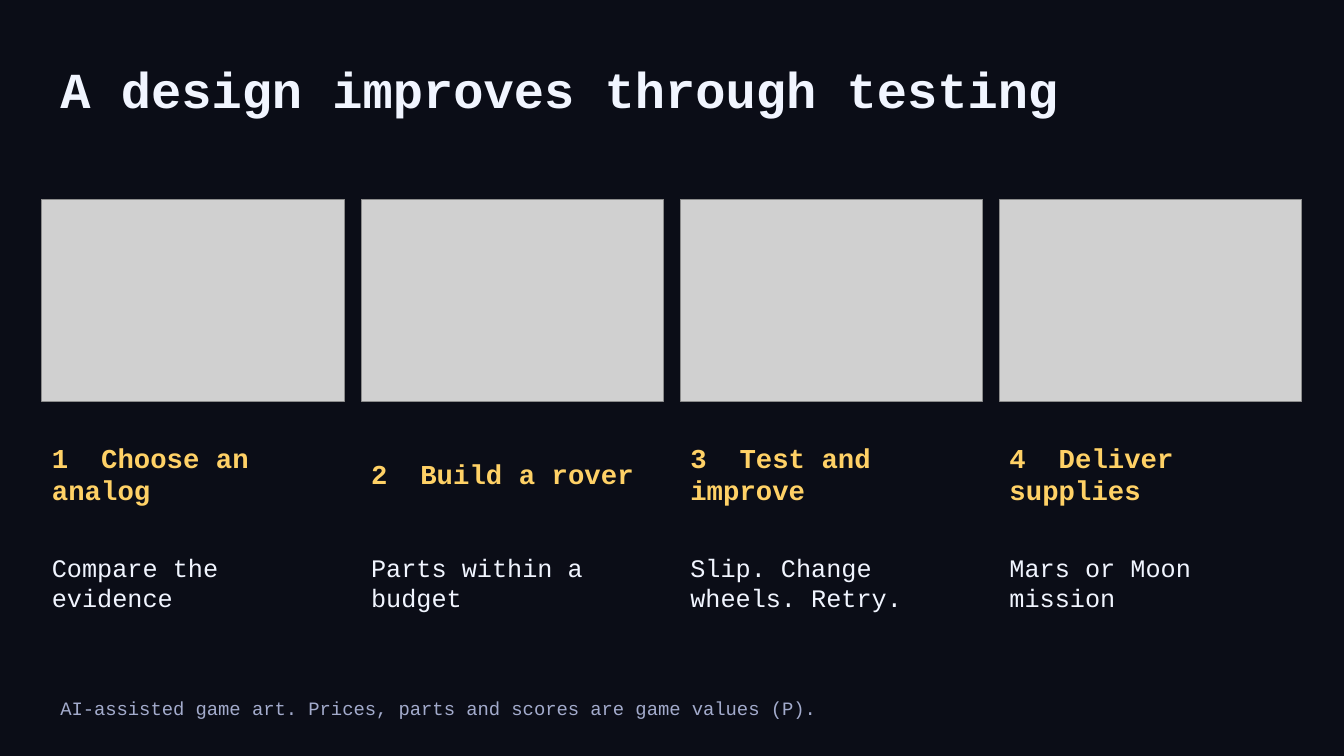
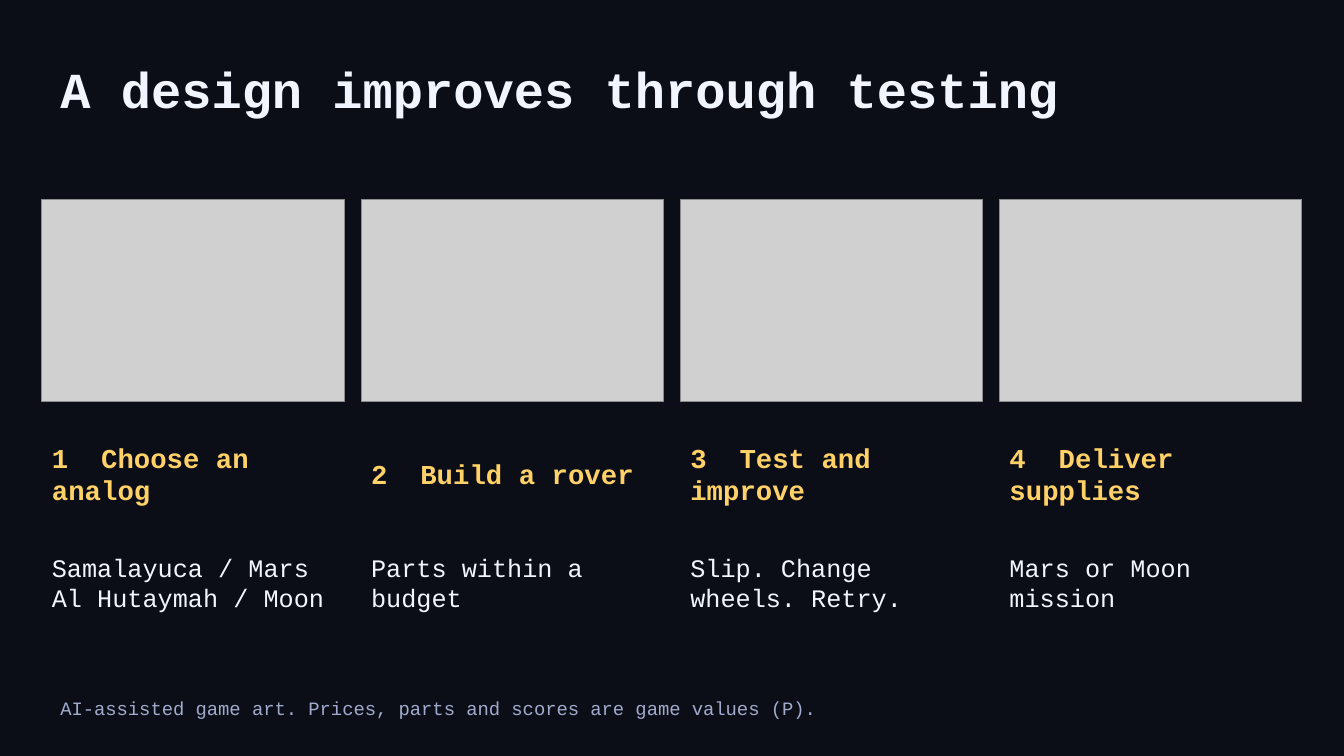
Before and after one commit to Niettzche/spaceapps-2026, a slide deck: slide 5 of docs/media/marsception_slides.pptx. Drawn at 1344x756 pixels with LibreOffice and Linux fonts; fonts in the diff are those of the drawing; grey boxes stand for pictures. Boxes give left, top, right and bottom in pixels: in the first picture for what was removed or moved away, otherwise in the second. Text is boxed around its words. In the diff, an @@ line names an element or a change of style, - is before the commit and + after.

Commit message:
docs: describe physics v2 and Al Hutaymah lunar path

```diff
--- a/docs/media/marsception_slides.pptx
+++ b/docs/media/marsception_slides.pptx
@@ text at (52, 559, 325, 613): text changed @@
-Compare the evidence
+Samalayuca / Mars
+Al Hutaymah / Moon
```
Also in this commit, not shown: 1 other slide changed, 8 other files.
